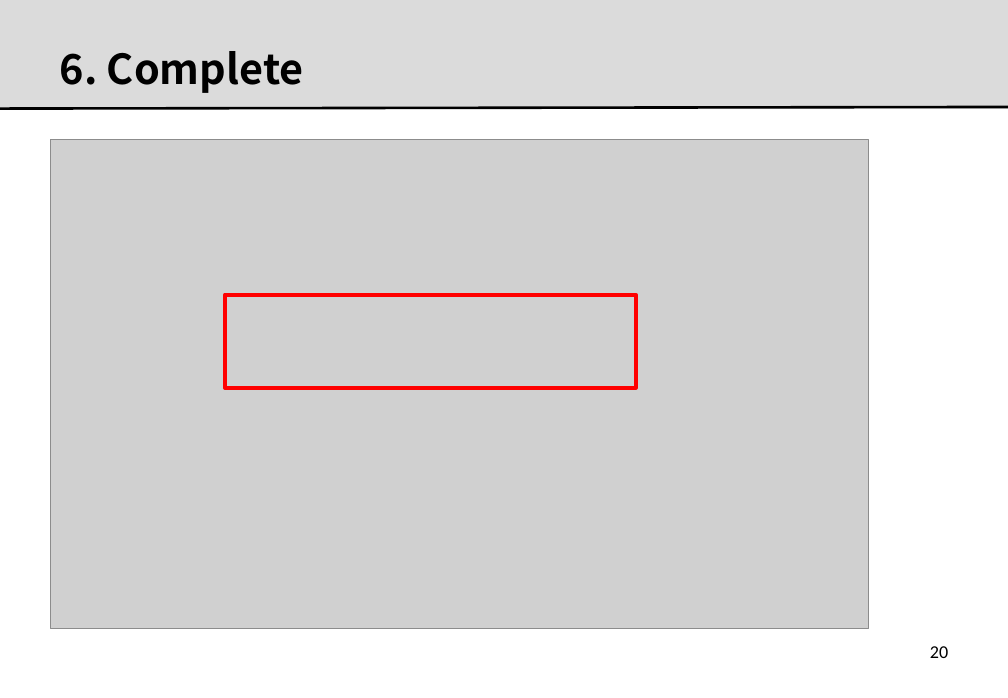
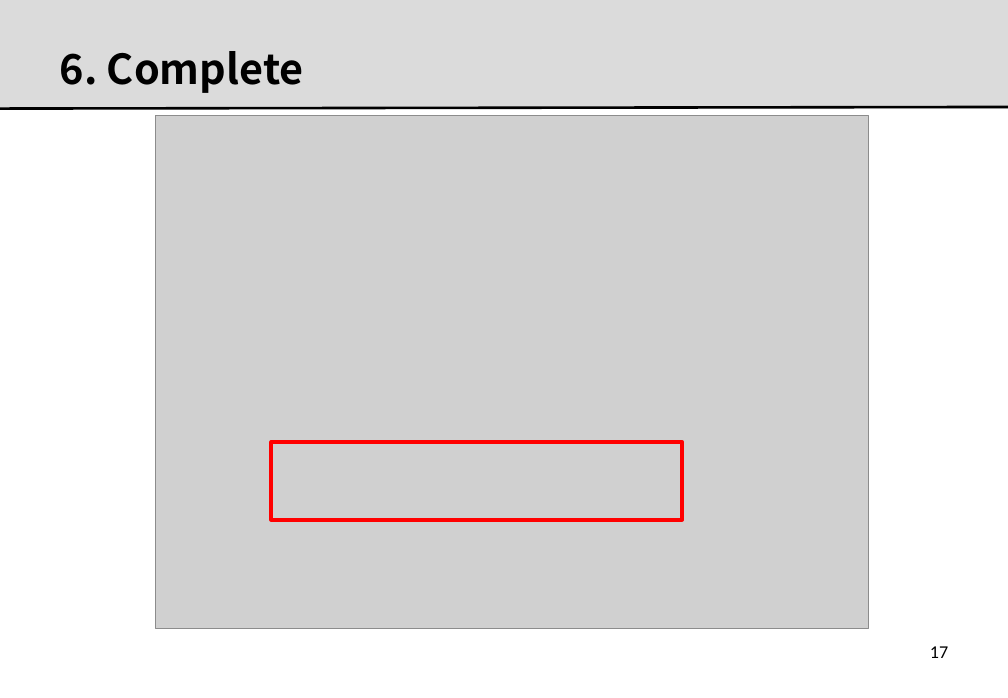
Before and after one commit to kitcrl/waas, a slide deck: slide 18 of docs/0000.man.pptx (slide 21 before the commit). Drawn at 1008x698 pixels with LibreOffice and Linux fonts; fonts in the diff are those of the drawing; grey boxes stand for pictures; background and template pictures are left out. Boxes give left, top, right and bottom in pixels: in the first picture for what was removed or moved away, otherwise in the second. Text is boxed around its words. In the diff, an @@ line names an element or a change of style, - is before the commit and + after.

```diff
--- a/docs/0000.man.pptx
+++ b/docs/0000.man.pptx
@@ picture: place and size @@
-picture at [51,140,869,629]
+picture at [155,115,869,628]
@@ rectangle: place and size @@
-rectangle at [225,295,637,388]
+rectangle at [272,442,683,519]
@@ page number at [930,646,948,658]: text changed @@
-20
+17
```
Also in this commit, not shown: 3 other slides changed, 3 slides removed, 2 other files.
